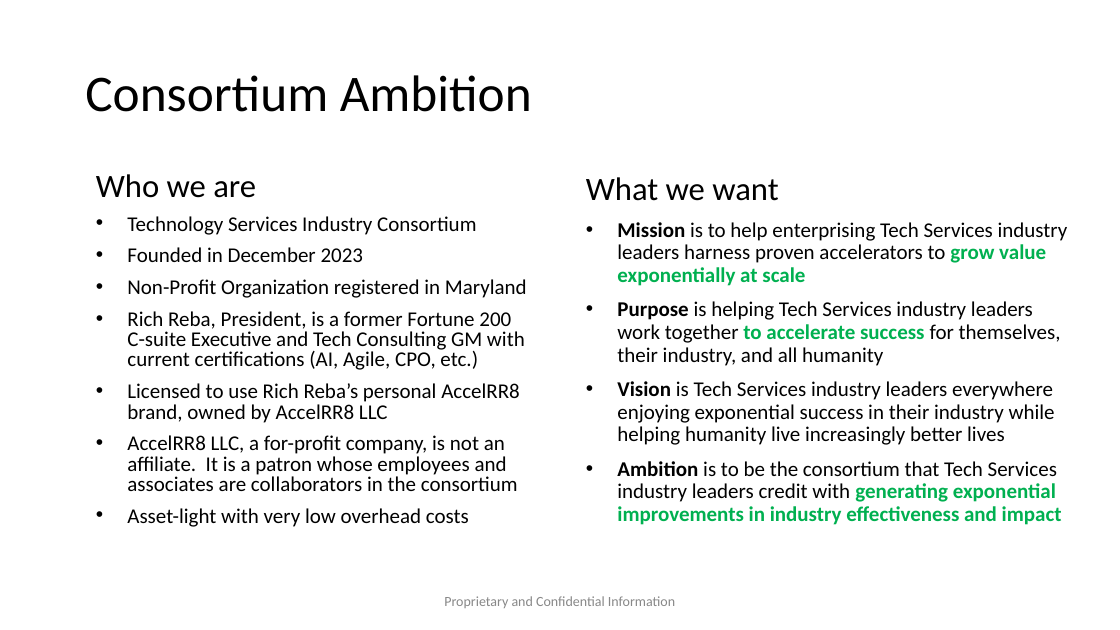
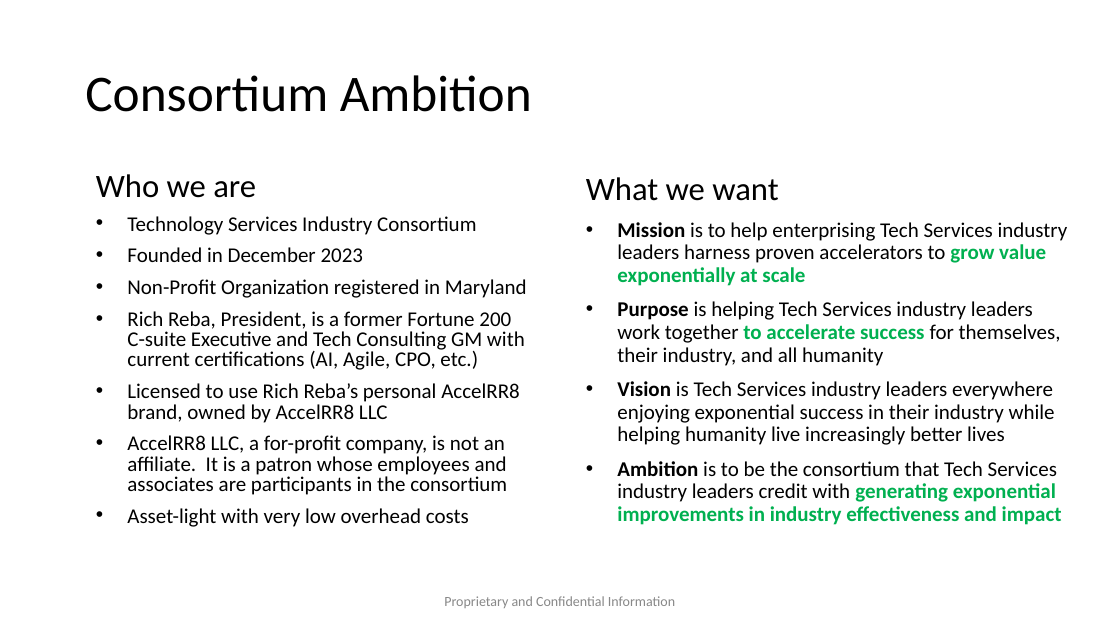
Before and after one commit to AccelRR8-Consortium-NonProfit/Management-Public, a slide deck: slide 3 of docs/1_Integration/1a_Governance/AccelRR8 Consortium Non-Profit Organization Plan.pptx. Drawn at 1120x630 pixels with LibreOffice and Linux fonts; fonts in the diff are those of the drawing; background and template pictures are left out. Boxes give left, top, right and bottom in pixels: in the first picture for what was removed or moved away, otherwise in the second. Text is boxed around its words. In the diff, an @@ line names an element or a change of style, - is before the commit and + after.

Commit message:
Updated Consortium Organizational Plan

```diff
--- a/docs/1_Integration/1a_Governance/AccelRR8 Consortium Non-Profit Organization Plan.pptx
+++ b/docs/1_Integration/1a_Governance/AccelRR8 Consortium Non-Profit Organization Plan.pptx
@@ text at box(127, 435, 507, 495): text changed @@
-• AccelRR8 LLC, a for-profit company, is not an affiliate. It is a patron whose employees and associates are collaborators in the consortium
+• AccelRR8 LLC, a for-profit company, is not an affiliate. It is a patron whose employees and associates are participants in the consortium
```
Also in this commit, not shown: 1 other slide changed, 3 other files.
